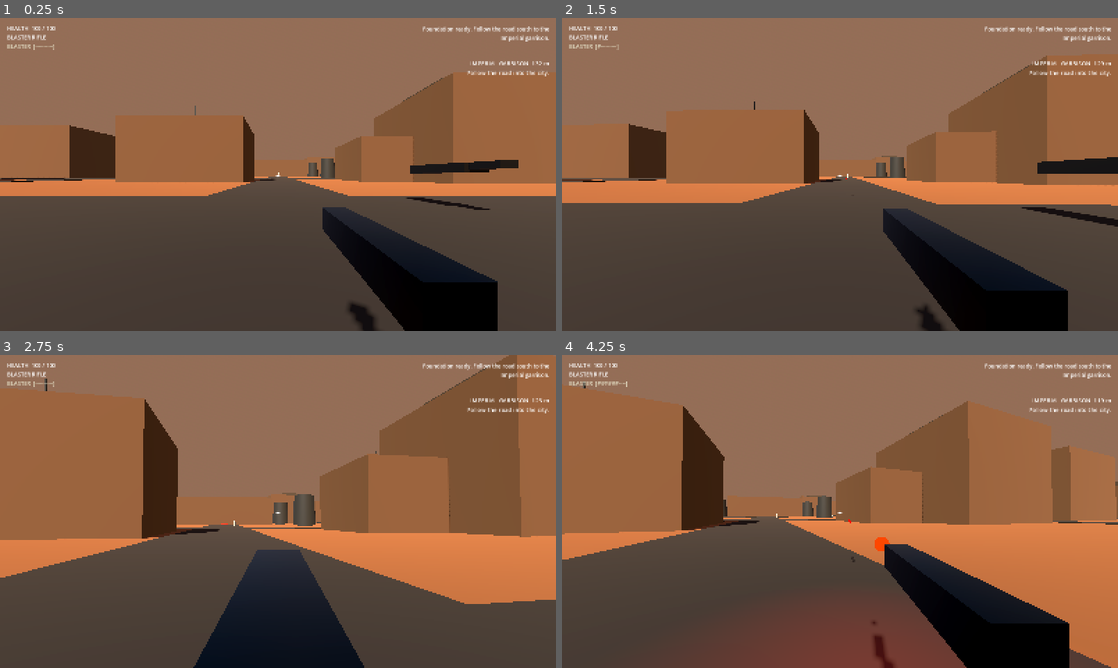
Above: before the commit, frames 1-4 (two rows, left to right).
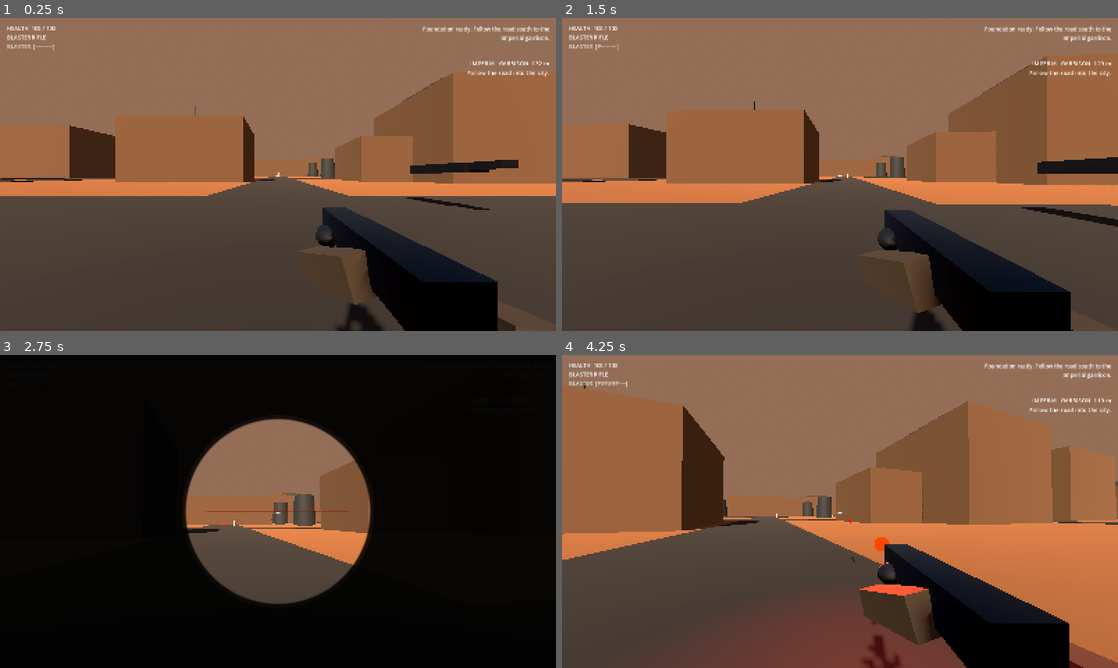
Above: after the commit, the same moments.

Repository: Deputy1389/far-horizon
Game: Godot game, scene res://game/scenes/main.tscn
Same seed, same stepped clock (60 frames per second), same inputs: the game is played once before the commit and once after it.
Inputs (mouse positions are in pixels of both pictures, inside the frame that each line leads up to):
- Up to frame 1 (0.25 s): no input
- Up to frame 2 (1.5 s): tap Enter at 0.5 s; move the mouse to (867, 174) at 0.52 s; hold Right mouse button (aim) 0.53-1.28 s; hold W (move_forward) from 0.53 s (still down); click (867, 174) at 0.67 s; tap Space (jump) at 0.77 s; tap Shift (sprint) at 0.8, 1.35 s; move the mouse to (812, 174) at 1.27 s; click (812, 174) at 1.42 s
- Up to frame 3 (2.75 s): keep holding W (move_forward); tap Space (jump) at 1.52 s; right-click (250, 511) at 1.55 s; move the mouse to (289, 505) at 2.02 s; hold Right mouse button (aim) from 2.03 s (still down); click (289, 505) at 2.17 s; tap Shift (sprint) at 2.3 s
- Up to frame 4 (4.25 s): keep holding W (move_forward); move the mouse to (834, 517) at 2.77 s; release Right mouse button (aim) at 2.78 s; tap C (crouch) at 2.85 s; click (834, 517) at 2.92 s; tap Space (jump) at 3.02, 3.77 s; right-click (834, 517) at 3.05 s; move the mouse to (878, 514) at 3.52 s; press the mouse at (878, 514) at 3.53 s; tap Shift (sprint) at 3.8 s

The runs differ from the first frame. In frame 1, 0.9% of the frame differs, in the area x 56-97%, y 66-100%; in frame 2, 1.0%; in frame 3, 85%, in the area x 0-100%, y 0-100%; in frame 4, 2.3%.

Commit message:
combat: add first-person arms and true scope sight picture

Diff:
--- a/game/scripts/combat/weapon_controller.gd
+++ b/game/scripts/combat/weapon_controller.gd
@@ -5,6 +5,7 @@
 signal fired
 signal hit_confirmed
 signal heat_changed(value: float, overheated: bool)
+signal aiming_changed(value: bool, scoped: bool)
 
 var camera: Camera3D
 var owner_body: CharacterBody3D
@@ -17,8 +18,12 @@
 var heat := 0.0
 var overheated := false
 var motion_time := 0.0
+var last_aiming := false
 
 var viewmodel := Node3D.new()
+var arms_root := Node3D.new()
+var scope_layer := CanvasLayer.new()
+var scope_rect := ColorRect.new()
 var muzzle := Marker3D.new()
 var weapon_mesh := MeshInstance3D.new()
 var imported_weapon: Node3D
@@ -35,11 +40,14 @@
 	weapons = [WeaponDefinition.pistol(), WeaponDefinition.rifle()]
 	rng.seed = 0xF4A20
 	camera.add_child(viewmodel)
+	viewmodel.add_child(arms_root)
 	viewmodel.add_child(weapon_mesh)
 	viewmodel.add_child(muzzle)
 	viewmodel.add_child(fire_audio)
 	fire_audio.volume_db = -7.0
 	_build_muzzle_flash()
+	_build_first_person_arms()
+	_build_scope_overlay()
 	_rebuild_viewmodel()
 	camera.fov = base_fov
 	heat_changed.emit(heat, overheated)
@@ -58,6 +66,86 @@
 	viewmodel.visible = value
 	if not value:
 		aiming = false
+		scope_layer.visible = false
+
+func _build_first_person_arms() -> void:
+	var sleeve_material := StandardMaterial3D.new()
+	sleeve_material.albedo_color = Color(0.26, 0.22, 0.17)
+	sleeve_material.roughness = 0.9
+
+	var glove_material := StandardMaterial3D.new()
+	glove_material.albedo_color = Color(0.08, 0.075, 0.07)
+	glove_material.roughness = 0.72
+
+	var right_sleeve := MeshInstance3D.new()
+	var right_mesh := BoxMesh.new()
+	right_mesh.size = Vector3(0.11, 0.12, 0.46)
+	right_sleeve.mesh = right_mesh
+	right_sleeve.position = Vector3(0.17, -0.13, 0.16)
+	right_sleeve.rotation = Vector3(deg_to_rad(-13.0), deg_to_rad(-8.0), deg_to_rad(-6.0))
+	right_sleeve.material_override = sleeve_material
+	arms_root.add_child(right_sleeve)
+
+	var left_sleeve := MeshInstance3D.new()
+	var left_mesh := BoxMesh.new()
+	left_mesh.size = Vector3(0.105, 0.115, 0.42)
+	left_sleeve.mesh = left_mesh
+	left_sleeve.position = Vector3(-0.12, -0.10, -0.02)
+	left_sleeve.rotation = Vector3(deg_to_rad(-20.0), deg_to_rad(12.0), deg_to_rad(8.0))
+	left_sleeve.material_override = sleeve_material
+	arms_root.add_child(left_sleeve)
+
+	for hand_position in [Vector3(0.12, -0.07, -0.10), Vector3(-0.075, -0.055, -0.23)]:
+		var hand := MeshInstance3D.new()
+		var hand_mesh := SphereMesh.new()
+		hand_mesh.radius = 0.07
+		hand_mesh.height = 0.14
+		hand_mesh.radial_segments = 8
+		hand_mesh.rings = 4
+		hand.mesh = hand_mesh
+		hand.position = hand_position
+		hand.scale = Vector3(0.8, 0.7, 1.15)
+		hand.material_override = glove_material
+		arms_root.add_child(hand)
+
+func _build_scope_overlay() -> void:
+	scope_layer.layer = 40
+	scope_layer.visible = false
+	add_child(scope_layer)
+
+	scope_rect.mouse_filter = Control.MOUSE_FILTER_IGNORE
+	scope_rect.set_anchors_and_offsets_preset(Control.PRESET_FULL_RECT)
+	var material := ShaderMaterial.new()
+	var shader := Shader.new()
+	shader.code = """
+shader_type canvas_item;
+
+void fragment() {
+	vec2 p = UV - vec2(0.5);
+	p.x *= SCREEN_PIXEL_SIZE.y / SCREEN_PIXEL_SIZE.x;
+	float radius = 0.305;
+	float d = length(p);
+
+	float outside = smoothstep(radius - 0.004, radius + 0.004, d);
+	float ring = 1.0 - smoothstep(0.006, 0.014, abs(d - radius));
+	float vertical = 1.0 - smoothstep(0.0008, 0.0018, abs(p.x));
+	float horizontal = 1.0 - smoothstep(0.0008, 0.0018, abs(p.y));
+	float reticle = max(vertical, horizontal) * (1.0 - smoothstep(radius * 0.72, radius * 0.78, d));
+	float center_dot = 1.0 - smoothstep(0.002, 0.006, d);
+
+	vec3 color = vec3(0.005);
+	float alpha = outside * 0.96;
+	alpha = max(alpha, ring * 0.88);
+	if (reticle > 0.01 || center_dot > 0.01) {
+		color = vec3(0.55, 0.08, 0.04);
+		alpha = max(alpha, max(reticle * 0.42, center_dot * 0.7));
+	}
+	COLOR = vec4(color, alpha);
+}
+"""
+	material.shader = shader
+	scope_rect.material = material
+	scope_layer.add_child(scope_rect)
 
 func _build_muzzle_flash() -> void:
 	var flash_mesh := SphereMesh.new()
@@ -107,6 +195,16 @@
 			_select_weapon(1)
 
 	aiming = enabled and Input.is_action_pressed("aim")
+	var scoped_ads := aiming and current_index == 1
+	scope_layer.visible = scoped_ads
+	arms_root.visible = enabled and not scoped_ads
+	if imported_weapon != null and is_instance_valid(imported_weapon):
+		imported_weapon.visible = enabled and not scoped_ads
+	weapon_mesh.visible = enabled and imported_weapon == null and not scoped_ads
+	if aiming != last_aiming:
+		last_aiming = aiming
+		aiming_changed.emit(aiming, scoped_ads)
+
 	var planar_speed := Vector2(owner_body.velocity.x, owner_body.velocity.z).length() if owner_body != null else 0.0
 	var sprint_presented := (
 		enabled
@@ -115,12 +213,14 @@
 		and planar_speed > 7.0
 		and not Input.is_action_pressed("fire")
 	)
-	var target_fov := weapon.ads_fov if aiming else (base_fov + 4.0 if sprint_presented else base_fov)
+	var target_fov := weapon.ads_fov if aiming else (base_fov + 3.0 if sprint_presented else base_fov)
 	camera.fov = lerpf(camera.fov, target_fov, 1.0 - exp(-delta * 15.0))
 
 	viewmodel_kick = lerpf(viewmodel_kick, 0.0, 1.0 - exp(-delta * 18.0))
 	motion_time += delta * (2.1 + planar_speed * 0.85)
 	var target_offset := weapon.ads_offset if aiming else weapon.viewmodel_offset
+	if scoped_ads:
+		target_offset = weapon.viewmodel_offset + Vector3(0.0, -0.08, 0.05)
 	var sway_amount := 0.003 if aiming else 0.008
 	target_offset += Vector3(
 		sin(motion_time) * sway_amount,
@@ -141,6 +241,7 @@
 	var target_pitch := deg_to_rad(10.0) if sprint_presented else 0.0
 	viewmodel.rotation.z = lerpf(viewmodel.rotation.z, target_roll, 1.0 - exp(-delta * 12.0))
 	viewmodel.rotation.x = lerpf(viewmodel.rotation.x, target_pitch, 1.0 - exp(-delta * 12.0))
+	arms_root.rotation.z = lerpf(arms_root.rotation.z, target_roll * 0.45, 1.0 - exp(-delta * 10.0))
 
 	if enabled and Input.is_action_pressed("fire") and cooldown <= 0.0 and not overheated and not venting:
 		_fire()
@@ -183,6 +284,7 @@
 
 	viewmodel.position = weapon.viewmodel_offset
 	viewmodel.scale = weapon.viewmodel_scale
+	arms_root.visible = true
 	muzzle.position = Vector3(0.0, 0.0, -0.44 if current_index == 0 else -0.72)
 	fire_audio.stream = SwgAssetBridge.audio_for_role(role)
 
